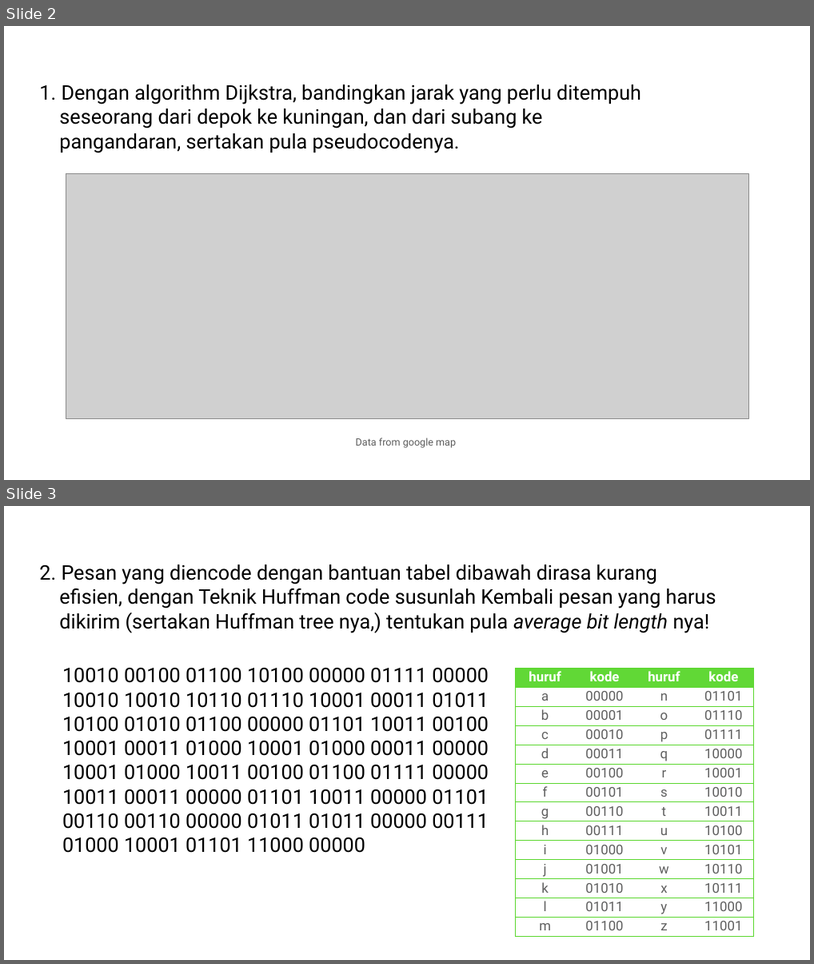
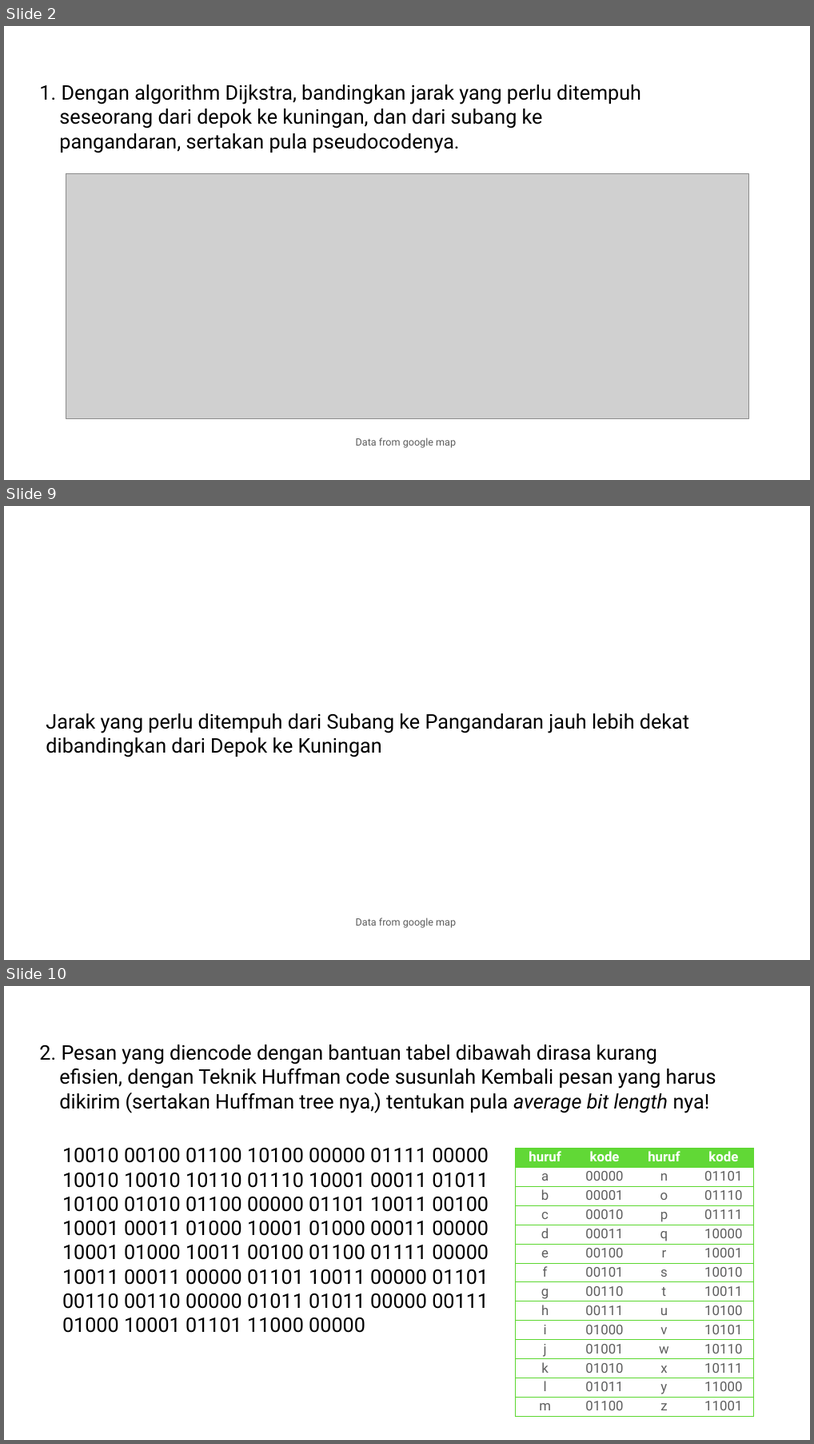
Before and after one commit to HanifHBK/TugasPMC, a slide deck: Latihan 6/implementasi graph dan tree.pptx. Shown one above the other, each under a label of ours: slides 2 and 3 before the commit, slides 2, 9 and 10 after it; the slides between them are not shown. The pictures are 814x964 and 814x1444 pixels, drawn with LibreOffice and Linux fonts; fonts in the diff are those of the drawing; grey boxes stand for pictures. Boxes give left, top, right and bottom in pixels: in the first picture for what was removed or moved away, otherwise in the second. Text is boxed around its words. In the diff, an @@ line names an element or a change of style, - is before the commit and + after.

```diff
--- a/Latihan 6/implementasi graph dan tree.pptx
+++ b/Latihan 6/implementasi graph dan tree.pptx
@@ slide 9 added at (4, 506, 810, 960), background #FFFFFF @@
@@ text added at (46, 713, 690, 757), 48 pt, text #000000 @@
+Jarak yang perlu ditempuh dari Subang ke Pangandaran jauh lebih dekat dibandingkan dari Depok ke Kuningan
@@ text added at (356, 917, 456, 928), 24 pt, text #5E5E5E @@
+Data from google map
@@ what was slide 3 is now slide 10 @@
```
Also in this commit, not shown: 1 slide changed, 10 other slides added.
